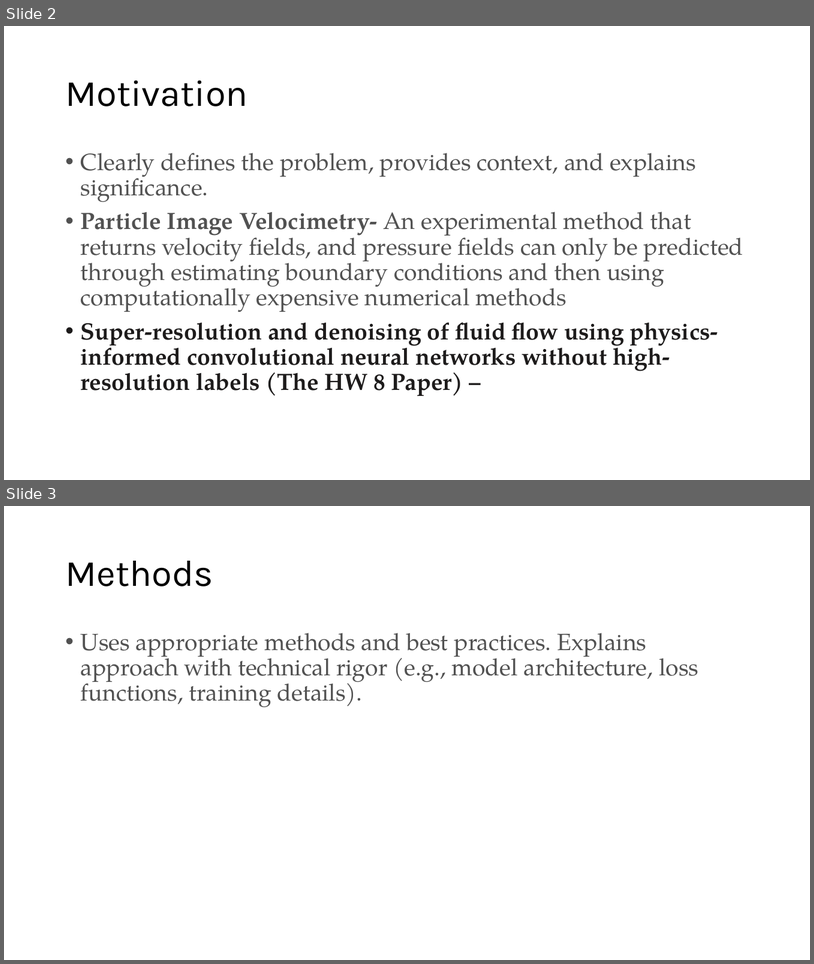
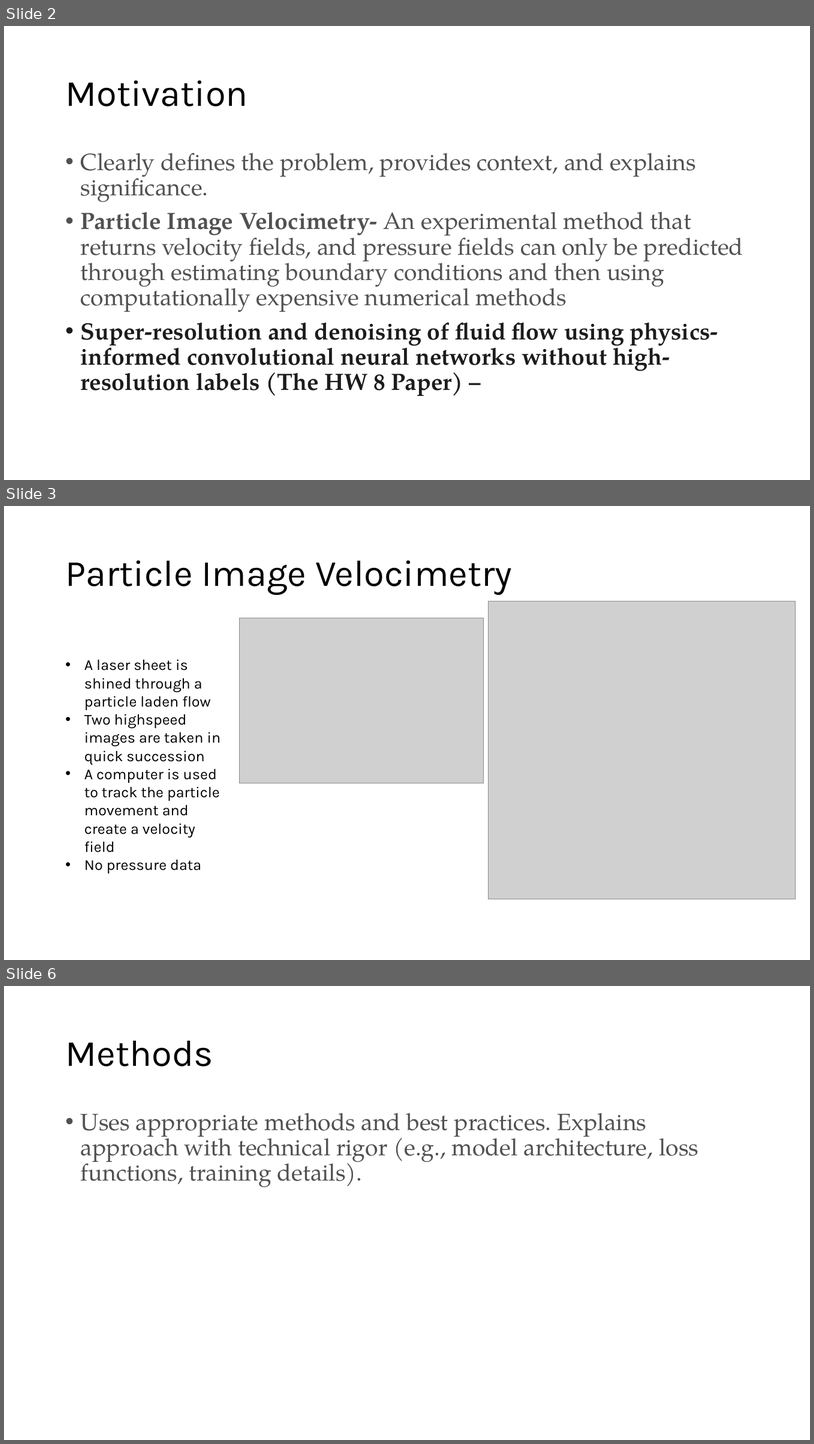
Before and after one commit to JacobChild/DeepLearning, a slide deck: Pressure_Prediction_Project/PressPredProjPres.pptx. Shown one above the other, each under a label of ours: slides 2 and 3 before the commit, slides 2, 3 and 6 after it; the slides between them are not shown. The pictures are 814x964 and 814x1444 pixels, drawn with LibreOffice and Linux fonts; fonts in the diff are those of the drawing; grey boxes stand for pictures. Boxes give left, top, right and bottom in pixels: in the first picture for what was removed or moved away, otherwise in the second. Text is boxed around its words. In the diff, an @@ line names an element or a change of style, - is before the commit and + after.

```diff
--- a/Pressure_Prediction_Project/PressPredProjPres.pptx
+++ b/Pressure_Prediction_Project/PressPredProjPres.pptx
@@ slide 3 added at [4,506,810,960], background #FFFFFF @@
@@ title added at [65,560,513,595], 44 pt, text #000000 @@
+Particle Image Velocimetry
@@ picture added at [489,601,795,898] @@
@@ picture added at [240,618,485,783] @@
@@ text added at [84,659,221,852], 18 pt, text #000000 @@
+• A laser sheet is shined through a particle laden flow
+• Two highspeed images are taken in quick succession
+• A computer is used to track the particle movement and create a velocity field
+• No pressure data
@@ what was slide 3 is now slide 6 @@
```
Also in this commit, not shown: 1 slide changed, 3 other slides added, 29 other files.
